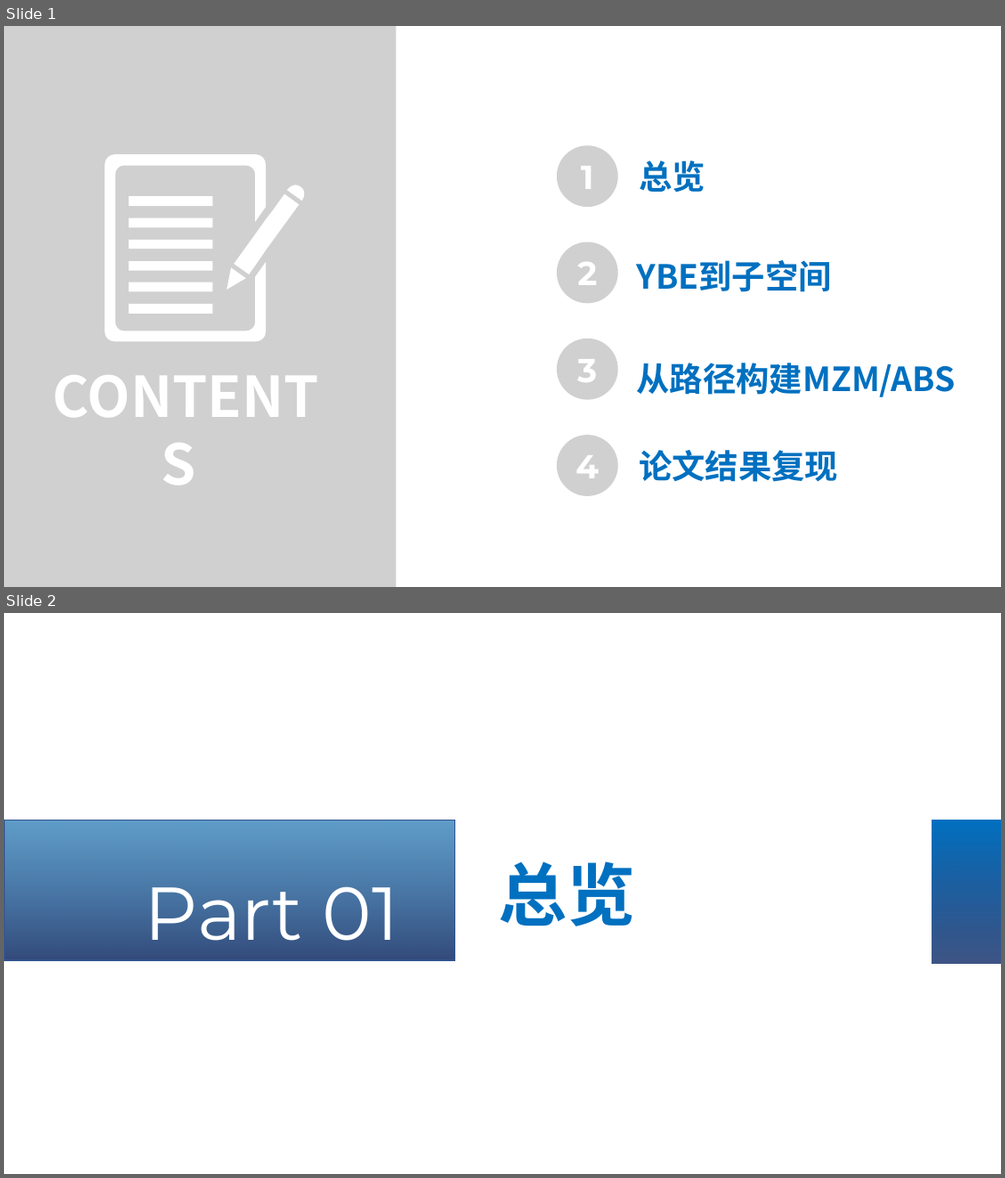
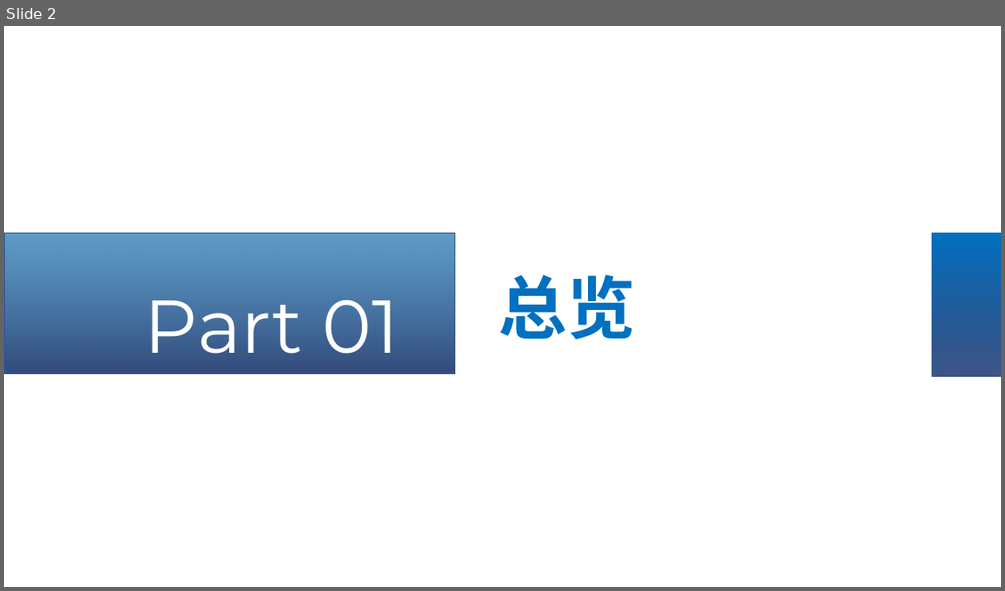
Before and after one commit to Asice-Cloud/quantummmm, a slide deck: y2.pptx. Shown one above the other, each under a label of ours: slides 1 and 2 before the commit, slide 2 after it. The pictures are 1005x1178 and 1005x591 pixels, drawn with LibreOffice and Linux fonts; fonts in the diff are those of the drawing; grey boxes stand for pictures. Boxes give left, top, right and bottom in pixels: in the first picture for what was removed or moved away, otherwise in the second. Text is boxed around its words. In the diff, an @@ line names an element or a change of style, - is before the commit and + after.

```diff
--- a/y2.pptx
+++ b/y2.pptx
@@ slide 1 removed at bbox=[4, 26, 1001, 587], background #FFFFFF @@
@@ picture removed at bbox=[4, 26, 396, 587] @@
@@ picture removed at bbox=[557, 145, 618, 207] @@
-1
@@ text removed at bbox=[639, 160, 705, 192] @@
-总览
@@ picture removed at bbox=[557, 242, 618, 304] @@
-2
@@ text removed at bbox=[636, 260, 831, 292] @@
-YBE到子空间
@@ picture removed at bbox=[557, 338, 618, 400] @@
-3
@@ group removed at bbox=[44, 155, 326, 433]: 6 rectangles, 4 freeform shapes, 1 text @@
-CONTENTS
@@ text removed at bbox=[636, 362, 955, 397] @@
-从路径构建MZM/ABS
@@ picture removed at bbox=[557, 435, 618, 496] @@
-4
@@ text removed at bbox=[639, 450, 838, 482] @@
-论文结果复现
```
Also in this commit, not shown: 5 slides changed, 12 slides added, 11 other files.
